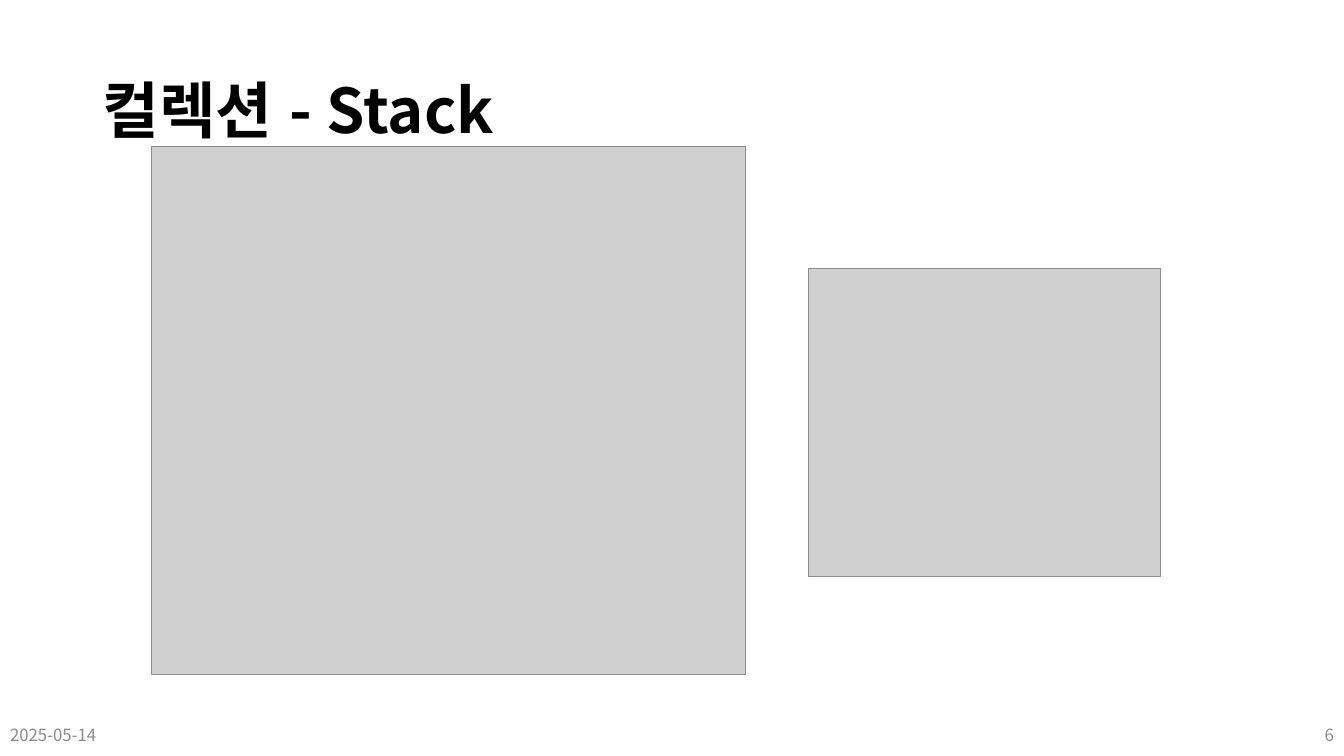
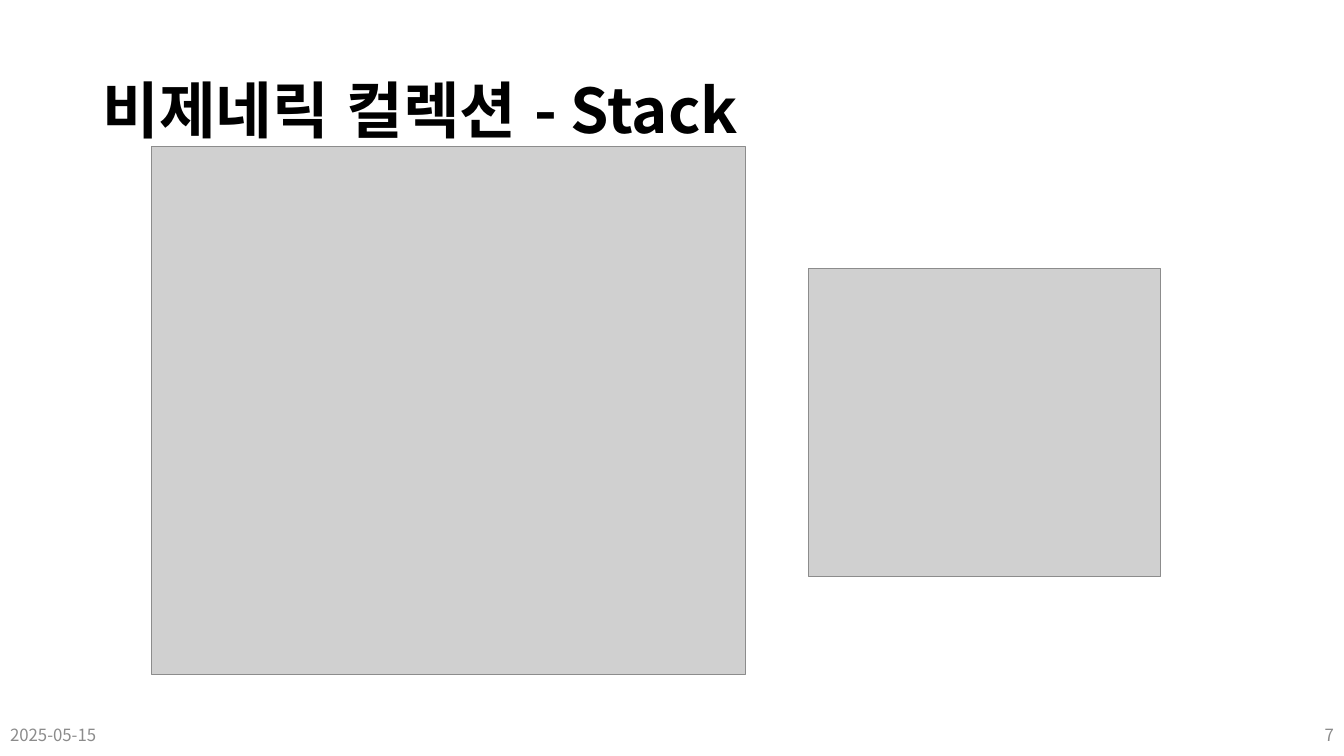
Before and after one commit to Leader-Lesson/KDT_SF_Short_5th, a slide deck: slide 7 of material/14_CSharp_심화문법 (컬렉션).pptx (slide 6 before the commit). Drawn at 1344x756 pixels with LibreOffice and Linux fonts; fonts in the diff are those of the drawing; grey boxes stand for pictures; background and template pictures are left out. Boxes give left, top, right and bottom in pixels: in the first picture for what was removed or moved away, otherwise in the second. Text is boxed around its words. In the diff, an @@ line names an element or a change of style, - is before the commit and + after.

```diff
--- a/material/14_CSharp_심화문법 (컬렉션).pptx
+++ b/material/14_CSharp_심화문법 (컬렉션).pptx
@@ title at [102,81,738,149]: text changed @@
-컬렉션 - Stack
+비제네릭 컬렉션 - Stack
@@ text at [10,728,96,741]: text changed @@
-2025-05-14
+2025-05-15
@@ page number at [1325,729,1334,741]: text changed @@
-6
+7
```
Also in this commit, not shown: 12 other slides changed, 5 slides added, 17 slides removed, 27 other files.
